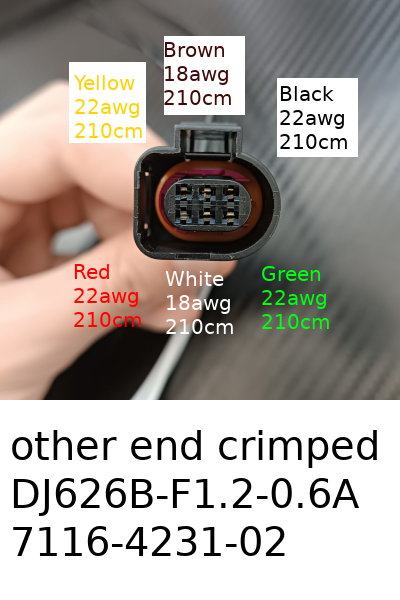
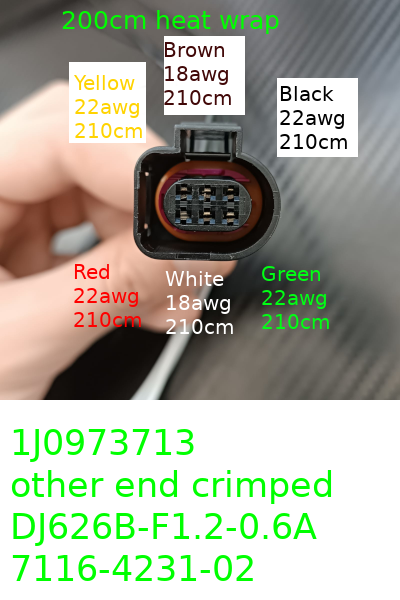
Comparing the layer stacks of the two 400 x 600 images. Changes:
added layer "200cm heat wrap" above "1J0973713 ..." over [62, 10, 279, 34]
renamed "other end crimped ..." to "1J0973713 ...", painted on it over [11, 429, 377, 581]
